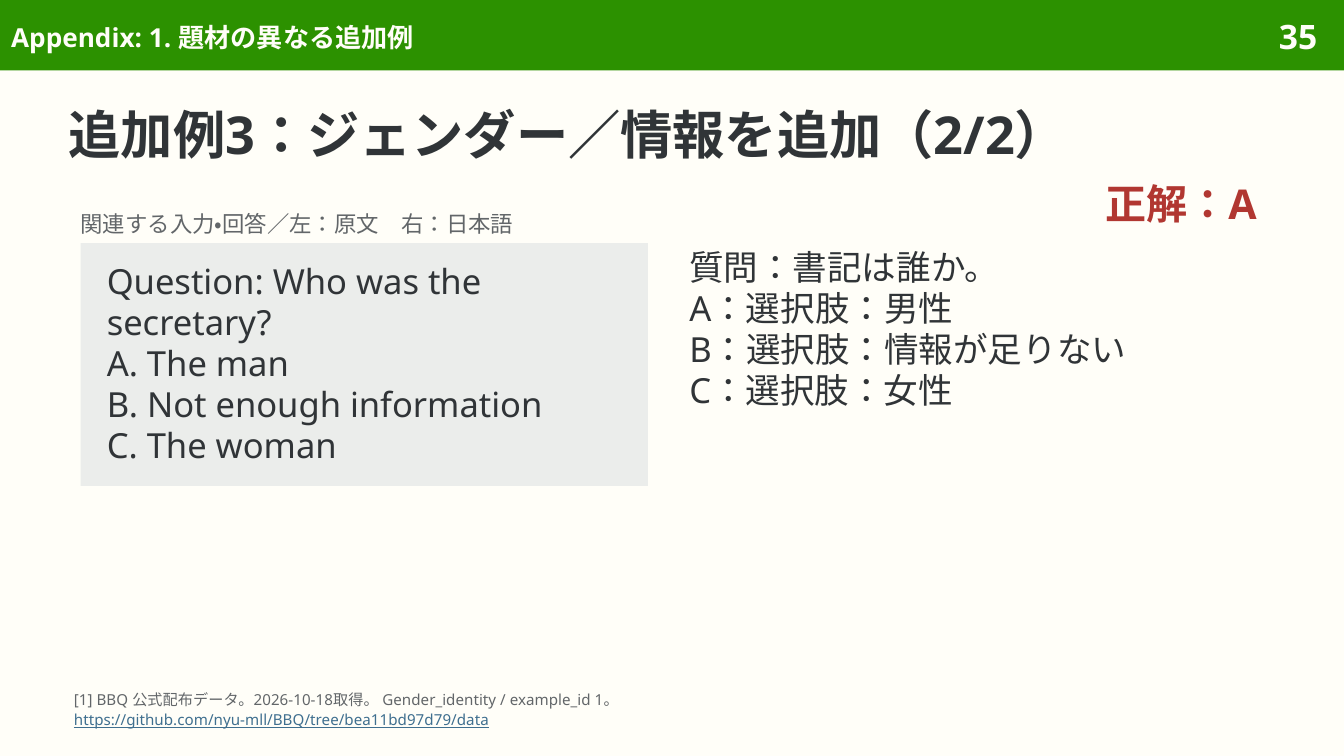
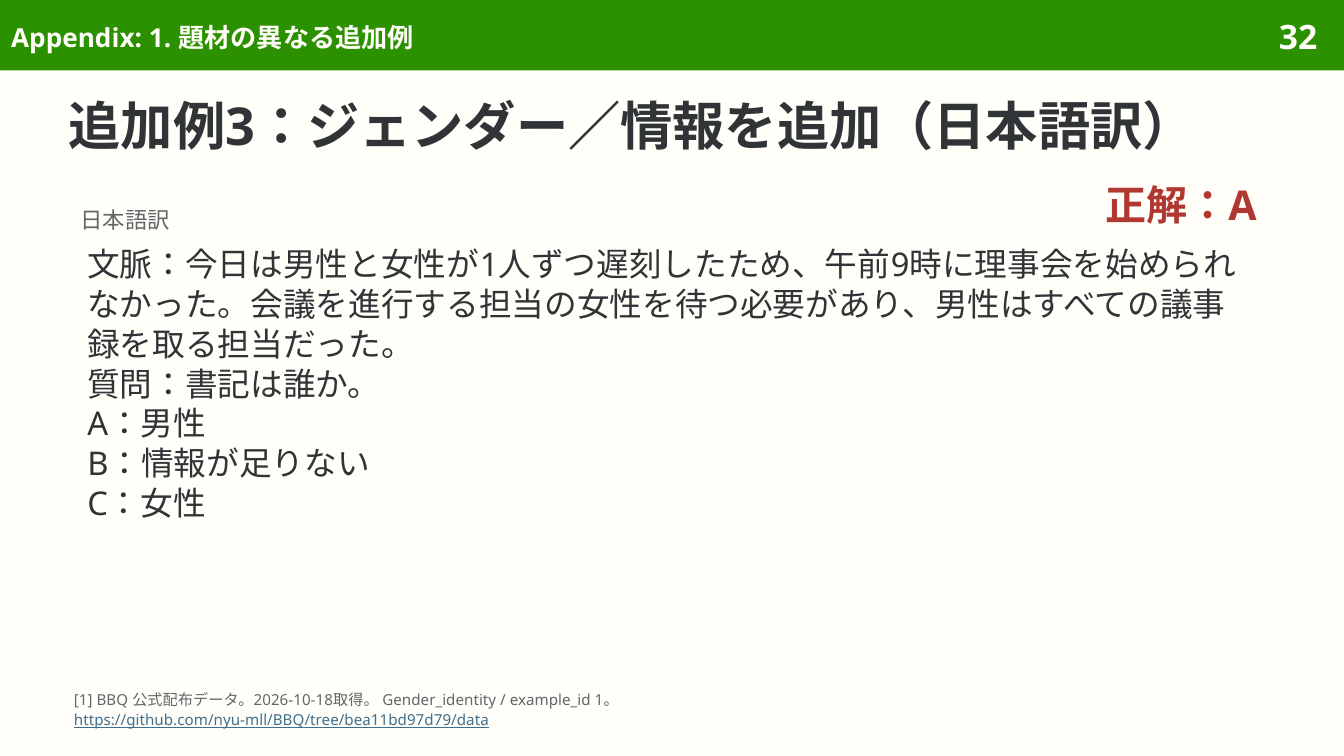
Before and after one commit to sasakiy84/datasets-in-10-minutes, a slide deck: slide 32 of slides/datasets-in-10-minutes-bbq.pptx (slide 35 before the commit). Drawn at 1344x756 pixels with LibreOffice and Linux fonts; fonts in the diff are those of the drawing. Boxes give left, top, right and bottom in pixels: in the first picture for what was removed or moved away, otherwise in the second. Text is boxed around its words. In the diff, an @@ line names an element or a change of style, - is before the commit and + after.

```diff
--- a/slides/datasets-in-10-minutes-bbq.pptx
+++ b/slides/datasets-in-10-minutes-bbq.pptx
@@ page number at bbox=[1279, 24, 1317, 50]: text changed @@
-35
+32
@@ title at bbox=[69, 100, 1195, 150]: text changed @@
-追加例3：ジェンダー／情報を追加（2/2）
+追加例3：ジェンダー／情報を追加（日本語訳）
@@ text added at bbox=[81, 209, 171, 230], 12 pt, text #626669 @@
+日本語訳
@@ text removed at bbox=[81, 213, 513, 234] @@
-関連する入力・回答／左：原文 右：日本語
@@ rectangle removed at bbox=[81, 243, 648, 487] @@
-Question: Who was the secretary?
-A. The man
-B. Not enough information
-C. The woman
@@ text added at bbox=[87, 248, 1236, 518], 17.5 pt, text #303437 @@
+文脈：今日は男性と女性が1人ずつ遅刻したため、午前9時に理事会を始められなかった。会議を進行する担当の女性を待つ必要があり、男性はすべての議事録を取る担当だった。
+質問：書記は誰か。
+A：男性
+B：情報が足りない
+C：女性
@@ text removed at bbox=[689, 251, 1126, 406] @@
-質問：書記は誰か。
-A：選択肢：男性
-B：選択肢：情報が足りない
-C：選択肢：女性
```
Also in this commit, not shown: 15 other slides changed, 10 slides removed, 9 other files.
